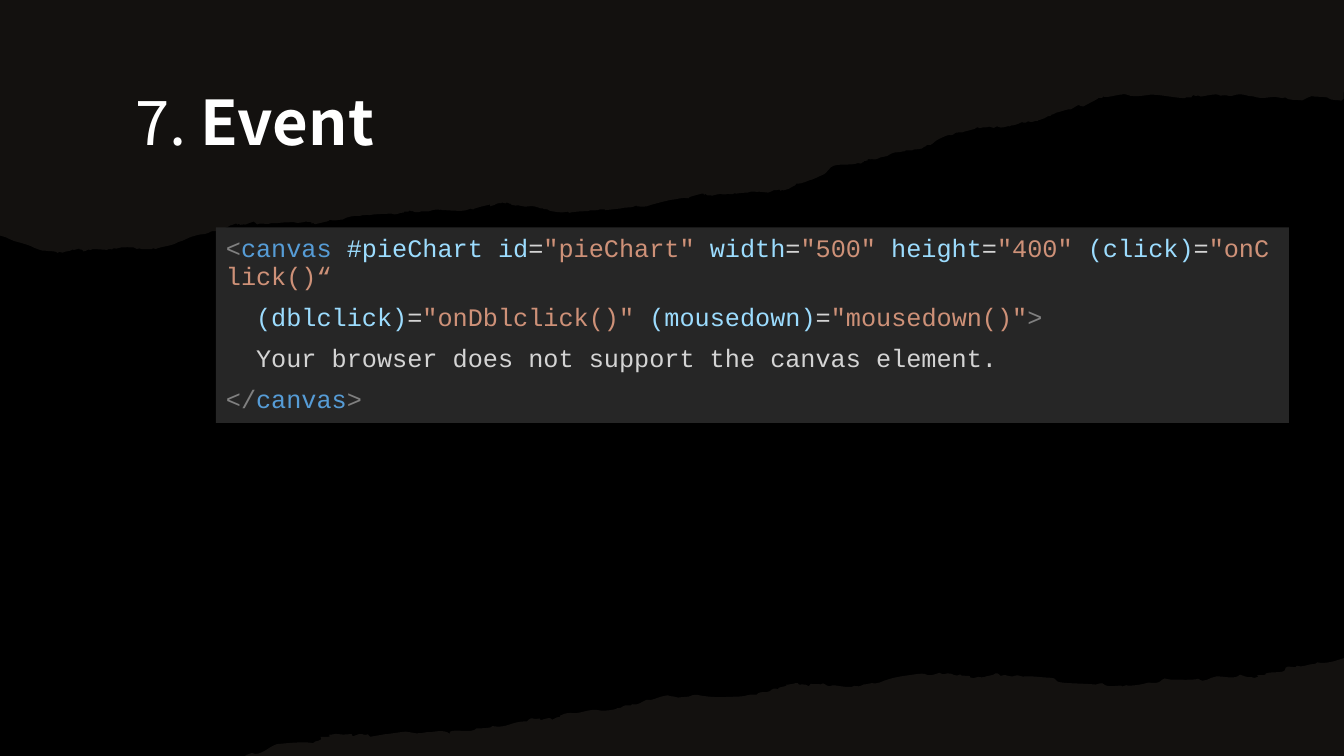
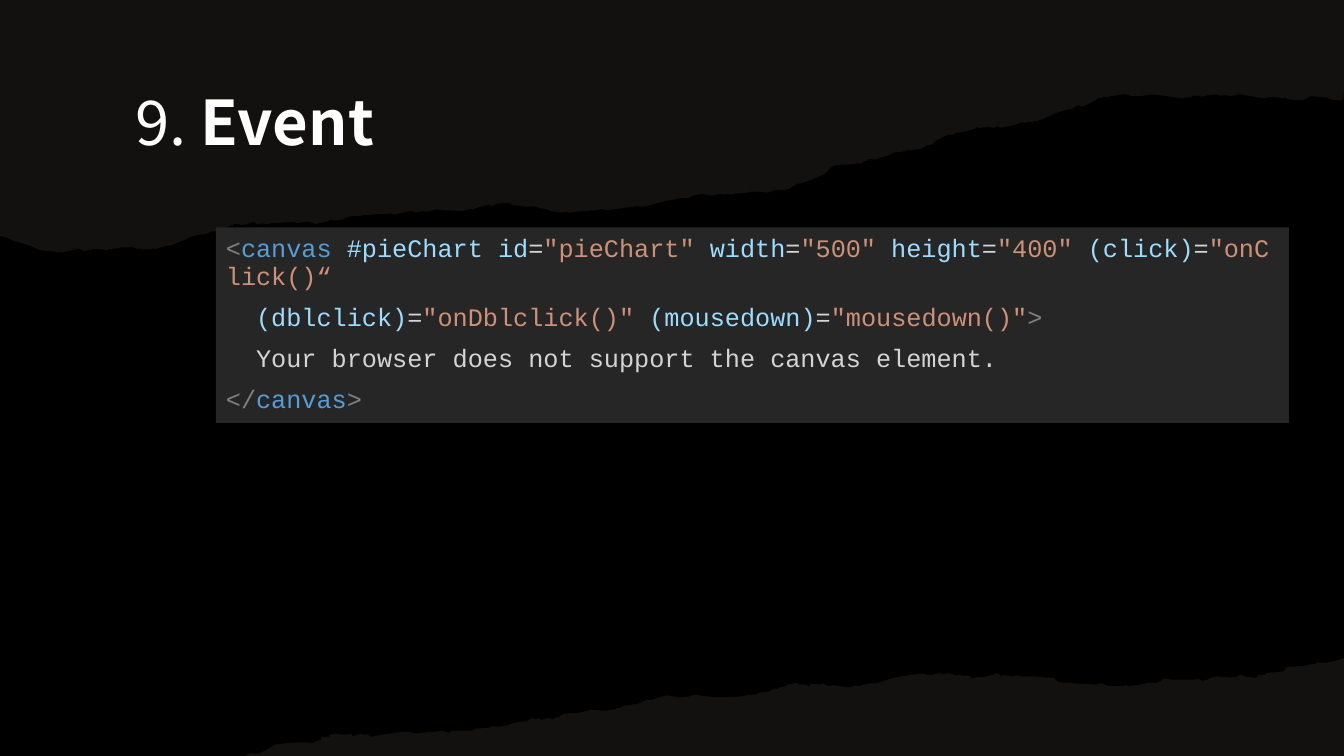
Before and after one commit to huynhtamhao/coding-guide, a slide deck: slide 23 of docs/assets/tutorials/ChartJs.pptx (slide 15 before the commit). Drawn at 1344x756 pixels with LibreOffice and Linux fonts; fonts in the diff are those of the drawing. Boxes give left, top, right and bottom in pixels: in the first picture for what was removed or moved away, otherwise in the second. Text is boxed around its words. In the diff, an @@ line names an element or a change of style, - is before the commit and + after.

```diff
--- a/docs/assets/tutorials/ChartJs.pptx
+++ b/docs/assets/tutorials/ChartJs.pptx
@@ title at [135, 99, 374, 146]: text changed @@
-7. Event
+9. Event
```
Also in this commit, not shown: 12 other slides changed, 8 slides added.
